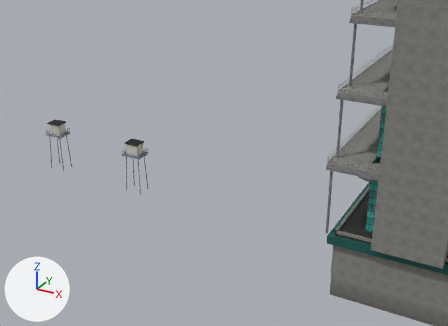
The glTF model models/landmarks/indy.glb as it was, and as the next commit left it.
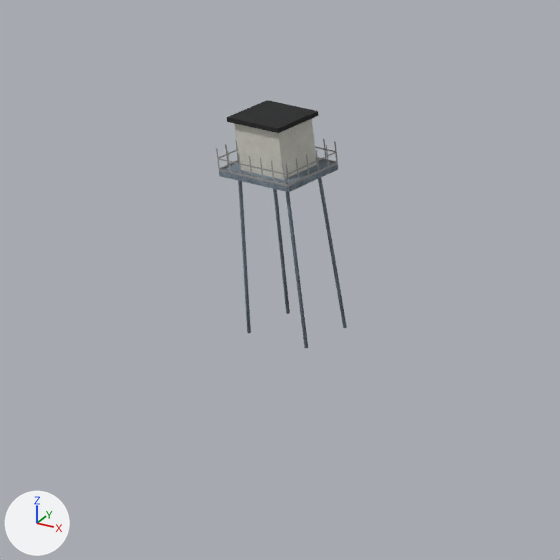
Old and new are each drawn from a 50 mm lens placed at (-172.3, -179.7, 52.2), pointed at (-228.2, -77.9, 1.3) and again close up on the part from 0% to 26% of the width and 30% to 66% of the height. Every picture has the same lights, and +X, +Y and +Z are marked at lower left. The last two pictures show the newer version. Where no turn or scale is listed for an object, it has been applied to the vertices. Vertices at exactly the same position are counted once.

Names of what the first close-up shows: 'deck.001', 'hut', 'hut_roof', 'leg.004', 'leg.005', 'leg.006', 'leg.007', 'rail_2', 'rail_3' and 2 more.
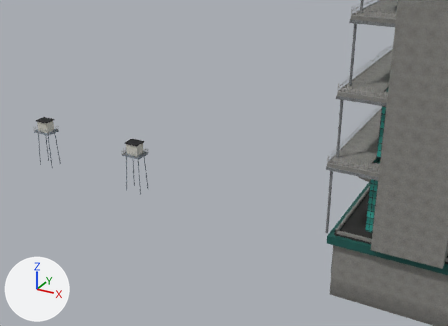
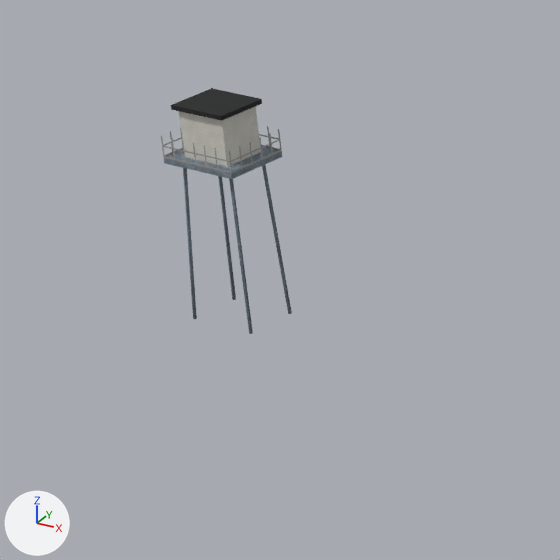
Boxes (x1, y1, x2, y2) around the edits, measured in the close-ups (560 x 560 px):
'hut', moved
    before: (234, 119, 317, 180)
    after: (179, 106, 261, 167)
'hut_roof', moved
    before: (227, 100, 319, 133)
    after: (171, 88, 262, 121)
'deck.001', moved
    before: (219, 159, 338, 192)
    after: (164, 147, 282, 179)
'leg.007', moved
    before: (286, 192, 308, 348)
    after: (229, 179, 253, 334)
'leg.005', moved
    before: (238, 181, 251, 334)
    after: (183, 168, 197, 319)
'leg.006', moved
    before: (318, 178, 347, 328)
    after: (262, 165, 292, 314)
'leg.004', moved
    before: (273, 189, 290, 314)
    after: (218, 176, 236, 300)
'rail_2', mesh moved
    before: (216, 148, 288, 186)
    after: (161, 136, 231, 173)
'rail_3', mesh moved
    before: (219, 140, 239, 169)
    after: (163, 127, 183, 157)

Diff of the bpy script that builds the scene:
```diff
--- a/models/landmarks/indy.glb.py
+++ b/models/landmarks/indy.glb.py
@@ me_rail_2 @@
 # used by ob_rail_2; location = (0.0, 0.0, 0.0)
-me_rail_2.from_pydata(...)  # 4 vertices, 2 faces; spans x -259.8..-256.0, y -94.8, z 7.45..8.45
+me_rail_2.from_pydata(...)  # 4 vertices, 2 faces; spans x -262.9..-259.1, y -94.8, z 7.45..8.45
+# me_rail_2 part 1: the whole mesh is moved by (-3.1, 0.0, 0.0)
 me_rail_2.materials.append(mat_in_railing)
@@ me_rail_3 @@
 # used by ob_rail_3; location = (0.0, 0.0, 0.0)
-me_rail_3.from_pydata(...)  # 4 vertices, 2 faces; spans x -259.8, y -94.8..-91.8, z 7.45..8.45
+me_rail_3.from_pydata(...)  # 4 vertices, 2 faces; spans x -262.9, y -94.8..-91.8, z 7.45..8.45
+# me_rail_3 part 2: the whole mesh is moved by (-3.1, 0.0, 0.0)
 me_rail_3.materials.append(mat_in_railing)
@@ ob_deck_001 @@
 ob_deck_001 = bpy.data.objects.new('deck.001', me_deck_001)
-ob_deck_001.location = (-257.9, -93.3, 7.32)
+ob_deck_001.location = (-261.0, -93.3, 7.32)
@@ ob_hut @@
 ob_hut = bpy.data.objects.new('hut', me_hut)
-ob_hut.location = (-257.9, -93.3, 8.52)
+ob_hut.location = (-261.0, -93.3, 8.52)
@@ ob_hut_roof @@
 ob_hut_roof = bpy.data.objects.new('hut_roof', me_hut_roof)
-ob_hut_roof.location = (-257.9, -93.3, 9.7)
+ob_hut_roof.location = (-261.0, -93.3, 9.7)
@@ ob_leg_004 @@
 ob_leg_004 = bpy.data.objects.new('leg.004', me_leg_004)
-ob_leg_004.location = (-259.34, -92.22, 3.6)
+ob_leg_004.location = (-262.44, -92.22, 3.6)
@@ ob_leg_005 @@
 ob_leg_005 = bpy.data.objects.new('leg.005', me_leg_005)
-ob_leg_005.location = (-259.34, -94.38, 3.6)
+ob_leg_005.location = (-262.44, -94.38, 3.6)
@@ ob_leg_006 @@
 ob_leg_006 = bpy.data.objects.new('leg.006', me_leg_006)
-ob_leg_006.location = (-256.46, -92.22, 3.6)
+ob_leg_006.location = (-259.56, -92.22, 3.6)
@@ ob_leg_007 @@
 ob_leg_007 = bpy.data.objects.new('leg.007', me_leg_007)
-ob_leg_007.location = (-256.46, -94.38, 3.6)
+ob_leg_007.location = (-259.56, -94.38, 3.6)
```
